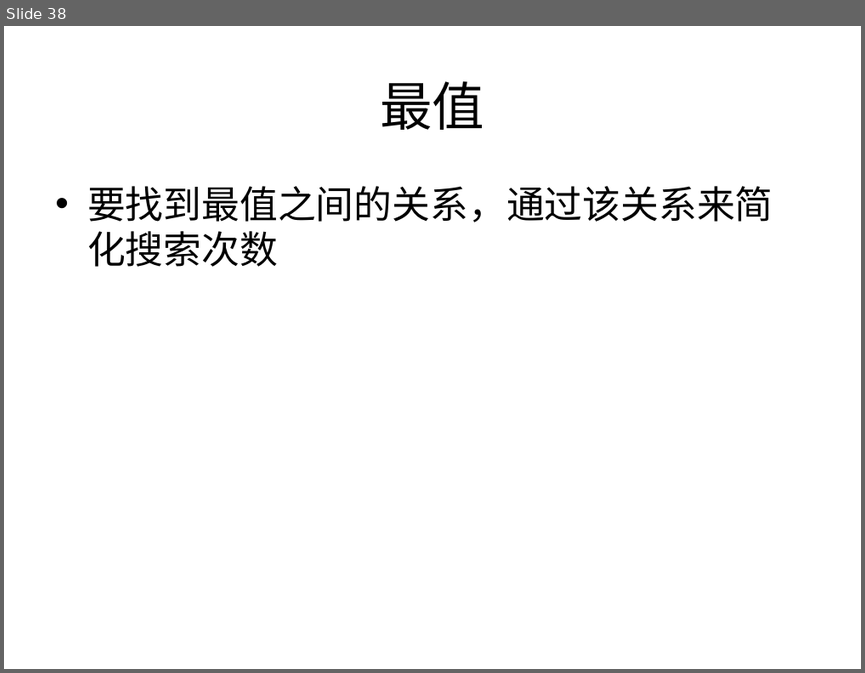
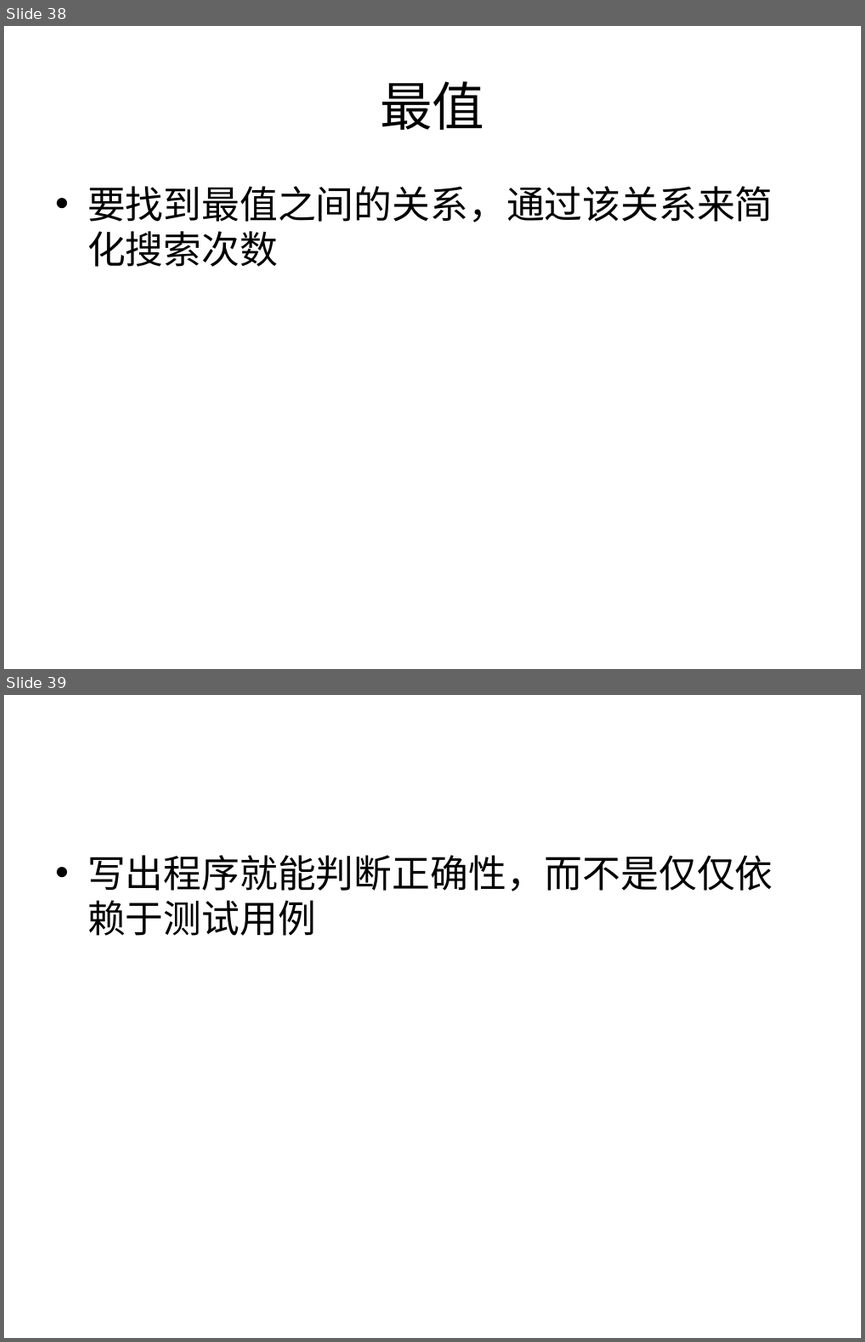
Before and after one commit to houjingbiao/leetcode, a slide deck: solutions/00conclusion.ppt. Shown one above the other, each under a label of ours: slide 38 before the commit, slides 38 and 39 after it. The pictures are 865x673 and 865x1342 pixels, drawn with LibreOffice and Linux fonts; fonts in the diff are those of the drawing. Boxes give left, top, right and bottom in pixels: in the first picture for what was removed or moved away, otherwise in the second. Text is boxed around its words. In the diff, an @@ line names an element or a change of style, - is before the commit and + after.

```diff
--- a/solutions/00conclusion.ppt
+++ b/solutions/00conclusion.ppt
@@ slide 39 added at (4,695,861,1338), background #FFFFFF @@
@@ text added at (87,855,773,936), 32 pt, text #000000 @@
+• 写出程序就能判断正确性，而不是仅仅依赖于测试用例
```
Also in this commit, not shown: 2 other files.
